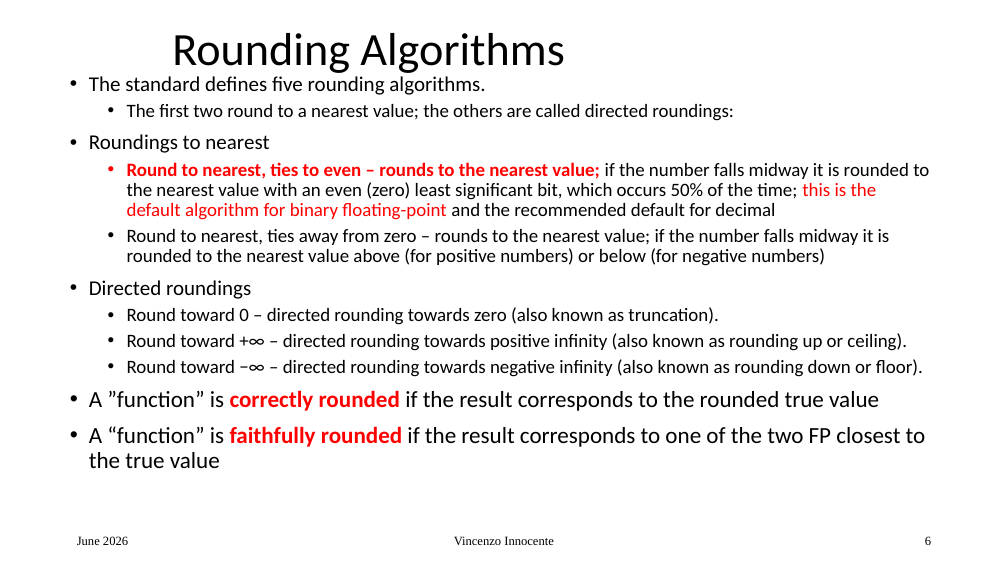
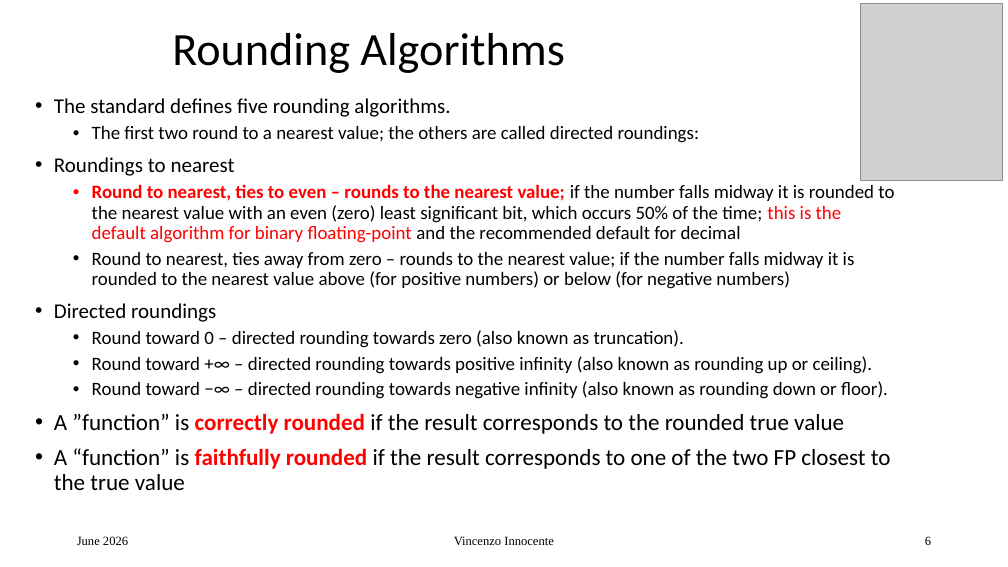
Before and after one commit to VinInn/FPCourse, a slide deck: slide 6 of Slides/FPforScientist.pptx. Drawn at 1008x567 pixels with LibreOffice and Linux fonts; fonts in the diff are those of the drawing; grey boxes stand for pictures. Boxes give left, top, right and bottom in pixels: in the first picture for what was removed or moved away, otherwise in the second. Text is boxed around its words. In the diff, an @@ line names an element or a change of style, - is before the commit and + after.

```diff
--- a/Slides/FPforScientist.pptx
+++ b/Slides/FPforScientist.pptx
@@ picture added at box(861, 3, 1003, 180) @@
@@ text "The standard defines five rounding ...": place and size @@
-text "The standard defines five rounding ..." at box(89, 76, 929, 468)
+text "The standard defines five rounding ..." at box(54, 98, 894, 490)
```
Also in this commit, not shown: 1 other slide changed.
